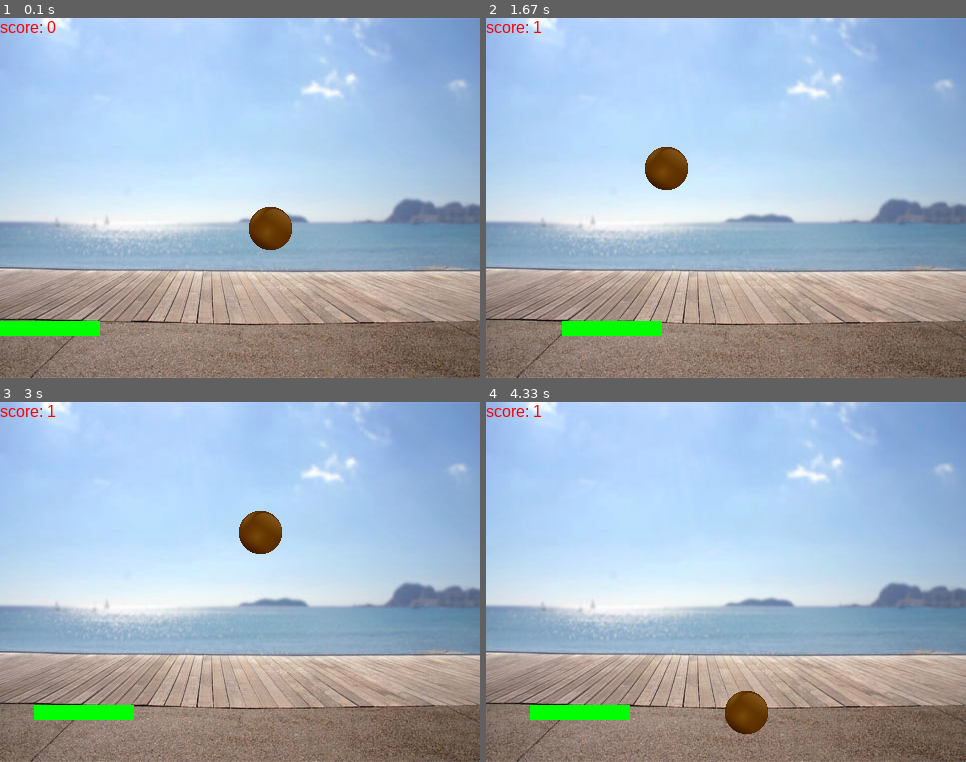
Above: before the commit, frames 1-4 (two rows, left to right).
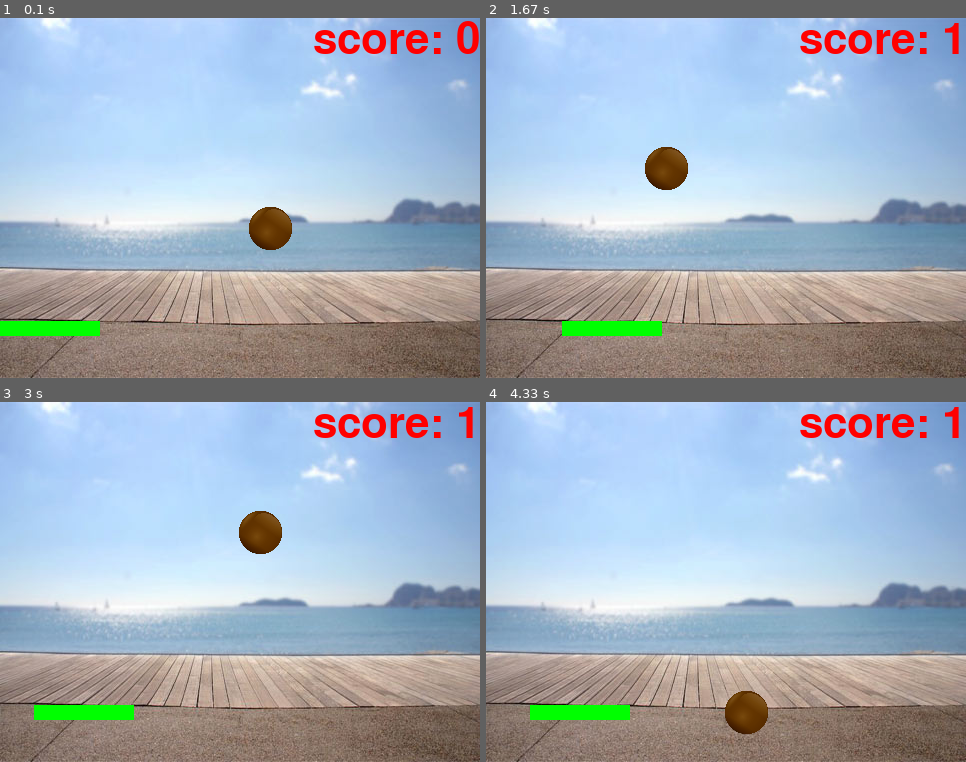
Above: after the commit, the same moments.

Repository: russelyang/hamiltion-pygame
Game: pygame game, started from lesson-6/06.py
The game is run twice, just before and just after one commit, with the same random seed, the same clock (stepped at 60 frames per second) and the same inputs.
Inputs (mouse positions are in pixels of both pictures, inside the frame that each line leads up to):
- Up to frame 1 (0.1 s): no input
- Up to frame 2 (1.67 s): click (879, 187) at 0.38 s; click (774, 277) at 0.72 s; click (898, 324) at 1.05 s; click (610, 126) at 1.38 s
- Up to frame 3 (3 s): click (240, 625) at 1.72 s; click (172, 506) at 2.05 s; click (408, 675) at 2.38 s; click (86, 618) at 2.72 s
- Up to frame 4 (4.33 s): click (586, 513) at 3.05 s; click (610, 646) at 3.38 s; click (898, 664) at 3.72 s; click (582, 715) at 4.05 s

The runs differ from the first frame. In frame 1, 1.4% of the frame differs, in the area x 0-100%, y 0-10%; in frame 2, 1.3%; in frame 3, 1.3%; in frame 4, 1.3%.

Commit message:
feat: week 7 update (#11)

Diff:
--- a/lesson-6/06.py
+++ b/lesson-6/06.py
@@ -6,6 +6,7 @@
 # define game windows width hight
 WINDOW_WIDTH = 480
 WINDOW_HEIGHT = 360
+GREEN = (0, 255, 0)
 
 screen = pygame.display.set_mode((WINDOW_WIDTH, WINDOW_HEIGHT))
 
@@ -19,14 +20,15 @@
 
 # paddle
 paddle = pygame.Surface((100, 15))
-paddle.fill((0, 255, 0))
+paddle.fill(GREEN)
 paddle_rect = paddle.get_rect()
 PADDLE_HIGHT = WINDOW_HEIGHT - 50
 paddle_rect.center = (WINDOW_WIDTH // 2, PADDLE_HIGHT)
 pygame.mouse.set_visible(False)
 
 score = 0
-font = pygame.font.SysFont("arial", 16)
+print(pygame.font.get_fonts())
+font = pygame.font.SysFont("kefa", 64)
 
 
 clock = pygame.time.Clock()
@@ -37,7 +39,9 @@
     for event in pygame.event.get():
         if event.type == pygame.QUIT:
             running = False
+    # background
     screen.blit(bg, (0, 0))
+    # ball
     ball_rect = ball_rect.move(speed)
     screen.blit(ball, ball_rect)
     if ball_rect.left < 0 or ball_rect.right > WINDOW_WIDTH:
@@ -45,10 +49,13 @@
     if ball_rect.top < 0 or ball_rect.bottom > WINDOW_HEIGHT:
         speed[1] = -speed[1]
 
+    # score
     score_str = font.render("score: " + str(score), True, (255, 0, 0))
     score_str_rect = score_str.get_rect()
+    score_str_rect.topright = (WINDOW_WIDTH, 0)
     screen.blit(score_str, score_str_rect)
 
+    # padding
     mouse_pos = pygame.mouse.get_pos()
     paddle_rect.center = (mouse_pos[0], PADDLE_HIGHT)
     if paddle_rect.left < 0:
--- /dev/null
+++ b/lesson-6/fun.py
@@ -0,0 +1,17 @@
+import pygame
+
+pygame.init()
+
+WINDOWN_WIDTH, WINDOW_HEIGHT = 800, 600
+
+screen = pygame.display.set_mode((WINDOWN_WIDTH, WINDOW_HEIGHT))
+pygame.display.set_caption("my pong game")
+
+running = True
+while running:
+    for event in pygame.event.get():
+        if event.type == pygame.QUIT:
+            running = False
+    screen.fill((255, 255, 0))
+    pygame.display.update()
+pygame.quit()
--- /dev/null
+++ b/lesson-7/07.py
@@ -0,0 +1,89 @@
+import pygame
+import random
+
+pygame.init()
+
+# define game windows width hight
+WINDOW_WIDTH = 480
+WINDOW_HEIGHT = 360
+GREEN = (0, 255, 0)
+
+screen = pygame.display.set_mode((WINDOW_WIDTH, WINDOW_HEIGHT))
+
+bg = pygame.image.load("lesson-6/boardwalk.png").convert_alpha()
+
+ball = pygame.image.load("lesson-6/ball.png").convert_alpha()
+ball = pygame.transform.scale(ball, [48, 48])
+ball_rect = ball.get_rect()
+ball_rect.center = (WINDOW_WIDTH // 2, WINDOW_HEIGHT // 2)
+speed = [5, 5]
+
+# paddle
+paddle = pygame.Surface((100, 15))
+paddle.fill(GREEN)
+paddle_rect = paddle.get_rect()
+PADDLE_HIGHT = WINDOW_HEIGHT - 50
+paddle_rect.center = (WINDOW_WIDTH // 2, PADDLE_HIGHT)
+pygame.mouse.set_visible(False)
+
+score = 0
+# print(pygame.font.get_fonts())
+font = pygame.font.SysFont("kefa", 24)
+gameover_font = pygame.font.SysFont("kefa", 48)
+
+clock = pygame.time.Clock()
+last_colide = 0
+
+gameover = False
+
+running = True
+while running:
+    for event in pygame.event.get():
+        if event.type == pygame.QUIT:
+            running = False
+    # background
+    screen.blit(bg, (0, 0))
+    if not gameover:
+        # ball
+        ball_rect = ball_rect.move(speed)
+        screen.blit(ball, ball_rect)
+        if ball_rect.left < 0 or ball_rect.right > WINDOW_WIDTH:
+            speed[0] = -speed[0]
+        if ball_rect.top < 0 or ball_rect.bottom > WINDOW_HEIGHT:
+            speed[1] = -speed[1]
+
+        # score
+        score_str = font.render("score: " + str(score), True, (255, 0, 0))
+        score_str_rect = score_str.get_rect()
+        screen.blit(score_str, score_str_rect)
+
+        # padding
+        mouse_pos = pygame.mouse.get_pos()
+        paddle_rect.center = (mouse_pos[0], PADDLE_HIGHT)
+        if paddle_rect.left < 0:
+            paddle_rect.left = 0
+        if paddle_rect.right > WINDOW_WIDTH:
+            paddle_rect.right = WINDOW_WIDTH
+
+        # detect colide
+        if (
+            paddle_rect.colliderect(ball_rect)
+            and pygame.time.get_ticks() - last_colide > 150
+        ):
+            speed[0] = random.choice([1, -1]) * speed[0]
+            speed[1] = -speed[1]
+            score += 1
+            last_colide = pygame.time.get_ticks()
+        screen.blit(paddle, paddle_rect)
+
+        if ball_rect.bottom > paddle_rect.bottom:
+            gameover = True
+    else:
+        gameover = gameover_font.render("Game Over", True, (0, 0, 0))
+        gameover_rect = gameover.get_rect()
+        gameover_rect.center = (WINDOW_WIDTH // 2, WINDOW_HEIGHT // 2)
+        screen.blit(gameover, gameover_rect)
+        pygame.mouse.set_visible(True)
+    pygame.display.update()
+    clock.tick(60)
+pygame.quit()
--- /dev/null
+++ b/lesson-7/test.py
@@ -0,0 +1,22 @@
+import pygame
+import constants
+
+pygame.init()
+
+screen = pygame.display.set_mode((500, 500))
+
+p1 = pygame.Vector2(100, 100)
+p2 = pygame.Vector2(200, 300)
+
+dist = p2 - p1
+print(dist, dist.normalize(), 100 / dist.length(), 200 / dist.length())
+
+
+running = True
+while running:
+    for event in pygame.event.get():
+        if event.type == pygame.QUIT:
+            running = False
+    pygame.draw.line(screen, constants.RED, p1, p2)
+    pygame.display.update()
+pygame.quit()
Binary file added: lesson-7/ball.png
Binary file added: lesson-7/boardwalk.png
Not shown, added: lesson-7/readme.md
Binary file added: lesson-7/restart.png
Binary file added: lesson-7/screenshot-1.png
Not shown, added: lesson-7/sound.wav
